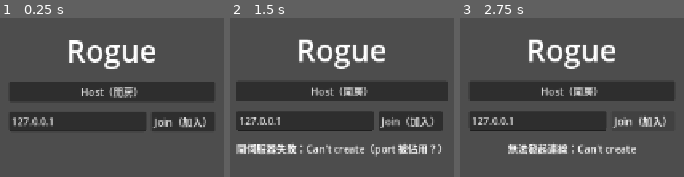
Above: before the commit, frames 1-3 (left to right).
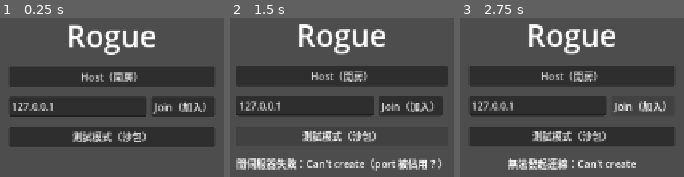
Above: after the commit, the same moments.

Repository: dijkstra1115/Rogue
Game: Godot game, scene res://main.tscn
Two runs of this game, one before a commit and one after it. Both use one fixed random seed, a clock stepped at 60 frames per second and the inputs below.
Inputs (mouse positions are in pixels of both pictures, inside the frame that each line leads up to):
- Up to frame 1 (0.25 s): no input
- Up to frame 2 (1.5 s): click "Host（開房）" at 0.5 s; click (342, 135) at 1.25 s, where only the run after the commit has a clickable "測試模式（沙包）"
- Up to frame 3 (2.75 s): click "Join（加入）" at 2 s

The runs differ from the first frame. In frame 1, 35% of the frame differs, in the area x 4-96%, y 3-82%; in frame 2, 37%; in frame 3, 38%, in the area x 4-96%, y 3-96%.

Commit message:
M3 步驟 2：測試模式（沙包＋道具面板＋DPS/觸發統計）
- 主選單加「測試模式（沙包）」按鈕；--sandbox 參數直接進入
- 沙包：血量巨大、不追不打、自動回滿；測試模式無波次
- 面板：給任意道具/堆疊（讀 ItemRegistry）、清除道具、
  弓手節奏模擬（攻速×10＋觸發係數 0.25——驗收第 2 條的替身）
- 即時統計：3 秒滾動窗 DPS、每秒觸發（record_proc API）、特效數（fx group）
- ItemRegistry＋第一個道具「磨刀石」（傷害 +12%/層，線性）
- tests：註冊表與磨刀石 2 項（共 12 項）

Co-Authored-By: Claude Fable 5 <noreply@anthropic.com>

Diff:
--- a/client/fx/damage_number_fx.gd
+++ b/client/fx/damage_number_fx.gd
@@ -12,6 +12,7 @@
 
 
 func _ready() -> void:
+	add_to_group("fx")   # 測試模式統計特效數量用
 	_label = Label.new()
 	_label.text = str(roundi(amount))
 	_label.position = Vector2(-12.0, -36.0)
--- a/client/fx/grapple_fx.gd
+++ b/client/fx/grapple_fx.gd
@@ -8,6 +8,10 @@
 var to_pos: Vector2 = Vector2.ZERO
 
 var _age: int = 0
+
+
+func _ready() -> void:
+	add_to_group("fx")   # 測試模式統計特效數量用
 
 
 func _draw() -> void:
--- a/client/fx/sweep_arc_fx.gd
+++ b/client/fx/sweep_arc_fx.gd
@@ -11,6 +11,10 @@
 var range_px: float = SwordSweep.RANGE
 
 var _age: int = 0
+
+
+func _ready() -> void:
+	add_to_group("fx")   # 測試模式統計特效數量用
 
 
 func _draw() -> void:
--- a/client/fx/telegraph_fx.gd
+++ b/client/fx/telegraph_fx.gd
@@ -21,6 +21,10 @@
 var world: Node2D = null
 
 var _flash_age: int = 0
+
+
+func _ready() -> void:
+	add_to_group("fx")   # 測試模式統計特效數量用
 
 
 func _draw() -> void:
--- /dev/null
+++ b/client/sandbox_panel.gd
@@ -0,0 +1,101 @@
+## 測試模式面板（M3 步驟 2）——docs/03 第七節：「早點做，你會用它幾百次」。
+##
+## 右側面板：給道具（任意堆疊）、清除道具、弓手節奏模擬、
+## 即時 DPS／每秒觸發／特效數量。只在 Session.sandbox_mode 時由 game_world 掛上。
+## 純表現層＋直接呼叫伺服器 API（測試模式一定是本機 host，自己就是伺服器）。
+extends CanvasLayer
+
+var world: Node2D = null
+
+var _stats_label: Label
+var _stack_labels: Dictionary = {}   # item_id -> Label
+var _archer_button: Button
+
+
+func _ready() -> void:
+	layer = 20
+	var panel := PanelContainer.new()
+	panel.anchors_preset = Control.PRESET_TOP_RIGHT
+	panel.position = Vector2(1020, 40)
+	panel.custom_minimum_size = Vector2(240, 0)
+	add_child(panel)
+
+	var box := VBoxContainer.new()
+	box.add_theme_constant_override("separation", 6)
+	panel.add_child(box)
+
+	var title := Label.new()
+	title.text = "測試模式"
+	title.add_theme_font_size_override("font_size", 18)
+	box.add_child(title)
+
+	# 每個註冊道具一列：名稱×層數 [+1] [+5]
+	for item_id: String in ItemRegistry.all_ids():
+		var sample := ItemRegistry.create(item_id)
+		var row := HBoxContainer.new()
+		row.add_theme_constant_override("separation", 4)
+		var name_label := Label.new()
+		name_label.text = sample.display_name
+		name_label.size_flags_horizontal = Control.SIZE_EXPAND_FILL
+		row.add_child(name_label)
+		var stack_label := Label.new()
+		stack_label.text = "×0"
+		_stack_labels[item_id] = stack_label
+		row.add_child(stack_label)
+		row.add_child(_make_grant_button(item_id, 1))
+		row.add_child(_make_grant_button(item_id, 5))
+		box.add_child(row)
+
+	var clear_button := Button.new()
+	clear_button.text = "清除道具"
+	clear_button.pressed.connect(_on_clear_pressed)
+	box.add_child(clear_button)
+
+	_archer_button = Button.new()
+	_archer_button.toggle_mode = true
+	_archer_button.text = "弓手節奏模擬：關"
+	_archer_button.toggled.connect(_on_archer_toggled)
+	box.add_child(_archer_button)
+
+	_stats_label = Label.new()
+	_stats_label.add_theme_font_size_override("font_size", 14)
+	box.add_child(_stats_label)
+
+
+func _make_grant_button(item_id: String, count: int) -> Button:
+	var button := Button.new()
+	button.text = "+%d" % count
+	button.pressed.connect(
+		func() -> void:
+			world.grant_item(multiplayer.get_unique_id(), ItemRegistry.create(item_id, count))
+	)
+	return button
+
+
+func _on_clear_pressed() -> void:
+	var state: Dictionary = world.player_states[multiplayer.get_unique_id()]
+	state.mods = ModifierStack.new()
+	world.recompute_stats(multiplayer.get_unique_id())
+
+
+## 弓手節奏模擬：攻速 ×10、觸發係數 0.25（docs/03 驗收第 2 條的替身，弓手 M6 才做）
+func _on_archer_toggled(pressed: bool) -> void:
+	world.sandbox_attack_speed_override = 10.0 if pressed else 0.0
+	world.sandbox_proc_coefficient_override = 0.25 if pressed else -1.0
+	world.recompute_stats(multiplayer.get_unique_id())
+	_archer_button.text = "弓手節奏模擬：開" if pressed else "弓手節奏模擬：關"
+
+
+func _process(_delta: float) -> void:
+	var my_id := multiplayer.get_unique_id()
+	var state: Dictionary = world.player_states.get(my_id, {})
+	if not state.is_empty() and state.has("mods"):
+		for item_id: String in _stack_labels:
+			_stack_labels[item_id].text = "×%d" % state.mods.stack_count_of(item_id)
+	_stats_label.text = "DPS: %.0f\n觸發/秒: %.1f\n特效數: %d\n傷害倍率: %.2f  攻速: %.1f" % [
+		world.sandbox_dps(),
+		world.sandbox_procs_per_sec(),
+		get_tree().get_node_count_in_group("fx"),
+		state.get("damage_mult", 1.0),
+		state.get("attack_speed", 1.0),
+	]
--- a/core/session.gd
+++ b/core/session.gd
@@ -19,3 +19,6 @@
 
 ## --bot：本地輸入改用合成的繞圈移動（headless 測試預測/和解用；沒有真的輸入裝置也能動）
 static var bot_mode: bool = false
+
+## --sandbox（或主選單按鈕）：測試模式——空房＋沙包＋道具面板（docs/03 第七節）
+static var sandbox_mode: bool = false
--- a/main.gd
+++ b/main.gd
@@ -29,6 +29,12 @@
 	# 一般客戶端模式：接上選單按鈕
 	%HostButton.pressed.connect(_on_host_pressed)
 	%JoinButton.pressed.connect(_on_join_pressed)
+	%SandboxButton.pressed.connect(_on_sandbox_pressed)
+
+	# --sandbox：直接進測試模式（_ready 期間不能換場景，延後一幀）
+	if Session.sandbox_mode:
+		_on_host_pressed.call_deferred()
+		return
 
 	# 客戶端的連線結果（一次性，換場景前有效）
 	NetworkManager.instance.connected_ok.connect(_on_connected)
@@ -46,6 +52,7 @@
 	var args: PackedStringArray = OS.get_cmdline_user_args()
 	wants_server = "--server" in args
 	Session.bot_mode = "--bot" in args
+	Session.sandbox_mode = "--sandbox" in args
 	var join_index: int = args.find("--join")
 	if join_index != -1 and join_index + 1 < args.size():
 		join_ip = args[join_index + 1]
@@ -78,6 +85,11 @@
 	get_tree().change_scene_to_file("res://scenes/arena.tscn")
 
 
+func _on_sandbox_pressed() -> void:
+	Session.sandbox_mode = true
+	_on_host_pressed()
+
+
 func _on_join_pressed() -> void:
 	var ip: String = %IPInput.text.strip_edges()
 	if ip == "":
--- a/main.tscn
+++ b/main.tscn
@@ -49,6 +49,11 @@
 layout_mode = 2
 text = "Join（加入）"
 
+[node name="SandboxButton" type="Button" parent="CenterContainer/Menu"]
+unique_name_in_owner = true
+layout_mode = 2
+text = "測試模式（沙包）"
+
 [node name="StatusLabel" type="Label" parent="CenterContainer/Menu"]
 unique_name_in_owner = true
 layout_mode = 2
--- a/sim/abilities/sword_sweep.gd
+++ b/sim/abilities/sword_sweep.gd
@@ -53,12 +53,15 @@
 			if not is_in_sector(origin, aim, enemy.pos, RANGE, ARC_DEG):
 				continue
 			# 命中事件：道具可以改傷害、依觸發係數擲觸發（符文都掛這裡）
+			var coefficient := PROC_COEFFICIENT
+			if world.sandbox_proc_coefficient_override >= 0.0:
+				coefficient = world.sandbox_proc_coefficient_override   # 弓手節奏模擬
 			var hit_ctx := {
 				"world": world,
 				"attacker": caster_id,
 				"target": enemy_id,
 				"damage": DAMAGE * state.get("damage_mult", 1.0) * attack_ctx.damage_scale,
-				"proc_coefficient": PROC_COEFFICIENT,
+				"proc_coefficient": coefficient,
 				"proc_depth": 0,
 				"tick": tick,
 			}
--- a/sim/game_world.gd
+++ b/sim/game_world.gd
@@ -90,6 +90,14 @@
 ## 波次出生點用的隨機數（固定種子——重現問題時每次跑都一樣）
 var wave_rng := RandomNumberGenerator.new()
 
+## ---- 測試模式（sandbox）----
+## 滾動視窗（180 tick = 3 秒）的傷害與觸發紀錄，算即時 DPS／每秒觸發
+const SANDBOX_WINDOW_TICKS := 180
+var sandbox_damage_log: Array = []       # [{t, n}]
+var sandbox_proc_log: Array = []         # [{t}]
+var sandbox_attack_speed_override: float = 0.0        # 0 = 不覆寫
+var sandbox_proc_coefficient_override: float = -1.0   # < 0 = 不覆寫
+
 
 func _ready() -> void:
 	var net := NetworkManager.instance
@@ -103,6 +111,8 @@
 		for peer_id in multiplayer.get_peers():
 			_spawn_player(peer_id)
 		wave_rng.seed = hash("rogue-waves")   # 固定種子，重現容易
+		if Session.sandbox_mode:
+			_setup_sandbox()
 	else:
 		# 客戶端：伺服器斷線就回主選單
 		net.server_lost.connect(_on_server_lost)
@@ -168,12 +178,59 @@
 
 	_simulate_enemies(tick)
 	_update_waves(tick)
+	if Session.sandbox_mode:
+		_sandbox_tick(tick)
 	_broadcast_state(tick)
 	_flush_events()
 
 
+## 測試模式：沙包一隻（不追不打、血量巨大、自動回滿），掛上道具面板。
+func _setup_sandbox() -> void:
+	var bag_id := _spawn_enemy("bag", Vector2(880, 360))
+	var bag: Dictionary = enemy_states[bag_id]
+	bag.hp = 999999.0
+	bag.max_hp = 999999.0
+	bag.phase = "bag"   # 不進入追擊/前搖狀態機
+	var panel := preload("res://client/sandbox_panel.gd").new()
+	panel.world = self
+	add_child(panel)
+	print("[world] 測試模式：沙包就緒")
+
+
+## 測試模式的每 tick 維護：修剪統計視窗、沙包回血。
+func _sandbox_tick(tick: int) -> void:
+	while not sandbox_damage_log.is_empty() \
+			and sandbox_damage_log[0].t < tick - SANDBOX_WINDOW_TICKS:
+		sandbox_damage_log.pop_front()
+	while not sandbox_proc_log.is_empty() \
+			and sandbox_proc_log[0].t < tick - SANDBOX_WINDOW_TICKS:
+		sandbox_proc_log.pop_front()
+	for enemy: Dictionary in enemy_states.values():
+		if enemy.kind == "bag" and enemy.hp < enemy.max_hp * 0.5:
+			enemy.hp = enemy.max_hp
+
+
+## 道具觸發時回報（測試模式的「每秒觸發」統計；正式模式是 no-op）
+func record_proc(_name: String) -> void:
+	if Session.sandbox_mode:
+		sandbox_proc_log.append({"t": current_tick})
+
+
+func sandbox_dps() -> float:
+	var total := 0.0
+	for entry: Dictionary in sandbox_damage_log:
+		total += entry.n
+	return total / (SANDBOX_WINDOW_TICKS / 60.0)
+
+
+func sandbox_procs_per_sec() -> float:
+	return sandbox_proc_log.size() / (SANDBOX_WINDOW_TICKS / 60.0)
+
+
 ## 伺服器：清場 → 休息 → 出下一波（隻數隨波次成長）。
 func _update_waves(tick: int) -> void:
+	if Session.sandbox_mode:
+		return   # 測試模式沒有波次，只有沙包
 	if player_states.is_empty():
 		return   # 還沒有玩家（例如剛開的專用伺服器）就先不出怪
 	if not enemy_states.is_empty():
@@ -273,6 +330,9 @@
 	var stats: Dictionary = state.mods.compute_stats(BASE_STATS)
 	state.damage_mult = stats.damage_mult
 	state.attack_speed = stats.attack_speed
+	# 測試模式的攻速覆寫（弓手節奏模擬）
+	if sandbox_attack_speed_override > 0.0:
+		state.attack_speed = sandbox_attack_speed_override
 	state.move_speed = DEFAULT_MOVE_SPEED * stats.move_speed_mult
 	# 最大生命變動：增加的部分直接補進目前血量；縮減則夾住不超過新上限
 	var old_max: float = state.max_hp
@@ -609,6 +669,8 @@
 	if enemy.is_empty():
 		return
 	var died := Combat.apply_damage_to(enemy, event)
+	if Session.sandbox_mode:
+		sandbox_damage_log.append({"t": current_tick, "n": event.amount})
 	pending_events.append({"k": "hurt", "t": event.target, "n": event.amount, "o": enemy.pos})
 	if died:
 		pending_events.append({"k": "enemy_died", "t": event.target, "o": enemy.pos})
--- /dev/null
+++ b/sim/modifiers/item_registry.gd
@@ -0,0 +1,18 @@
+## 道具註冊表（M3）：id → 道具腳本。
+## 新增道具 = 寫一個 Modifier 子類別 + 在這裡登記一行，其他什麼都不用改。
+class_name ItemRegistry
+extends RefCounted
+
+const ITEMS := {
+	"whetstone": preload("res://sim/modifiers/items/whetstone.gd"),
+}
+
+
+static func create(item_id: String, stacks: int = 1) -> Modifier:
+	var modifier: Modifier = ITEMS[item_id].new()
+	modifier.stack_count = stacks
+	return modifier
+
+
+static func all_ids() -> Array:
+	return ITEMS.keys()
--- /dev/null
+++ b/sim/modifiers/items/whetstone.gd
@@ -0,0 +1,14 @@
+## 磨刀石（白）：傷害 +12%／層，線性堆疊。
+## 純數值原型——無聊但必要，是後期爆炸的燃料（docs/03 原型 1）。
+class_name Whetstone
+extends Modifier
+
+
+func _init() -> void:
+	id = "whetstone"
+	display_name = "磨刀石"
+	rarity = "white"
+
+
+func modify_stats(stats: Dictionary) -> void:
+	stats.damage_mult = Stacking.linear(stats.damage_mult, 0.12, stack_count)
--- a/tests/test_modifiers.gd
+++ b/tests/test_modifiers.gd
@@ -5,7 +5,7 @@
 extends SceneTree
 
 ## 預期執行的檢查總數（守門：腳本中途出錯時檢查數不足，不可誤判成全過）
-const EXPECTED_CHECKS := 10
+const EXPECTED_CHECKS := 12
 
 var failed_count: int = 0
 var check_count: int = 0
@@ -46,6 +46,7 @@
 	_test_stack_merge()
 	_test_compute_stats()
 	_test_dispatch_priority()
+	_test_item_registry()
 
 	if check_count != EXPECTED_CHECKS:
 		print("FAIL: 只執行了 %d/%d 項檢查（腳本中途出錯？）" % [check_count, EXPECTED_CHECKS])
@@ -108,6 +109,16 @@
 	_check(ctx2.damage == 30.0, "加入順序不影響結果")
 
 
+## 註冊表：能建立實例、堆疊數正確、磨刀石屬性生效
+func _test_item_registry() -> void:
+	var item := ItemRegistry.create("whetstone", 5)
+	_check(item.id == "whetstone" and item.stack_count == 5, "註冊表建立磨刀石 ×5")
+	var stack := ModifierStack.new()
+	stack.add(item)
+	var stats := stack.compute_stats({"damage_mult": 1.0})
+	_check(absf(stats.damage_mult - 1.6) < 0.001, "磨刀石 5 層 → 傷害 ×1.6")
+
+
 func _check(ok: bool, what: String) -> void:
 	check_count += 1
 	if ok:
Not shown, added: client/sandbox_panel.gd.uid
Not shown, added: sim/modifiers/item_registry.gd.uid
Not shown, added: sim/modifiers/items/whetstone.gd.uid
